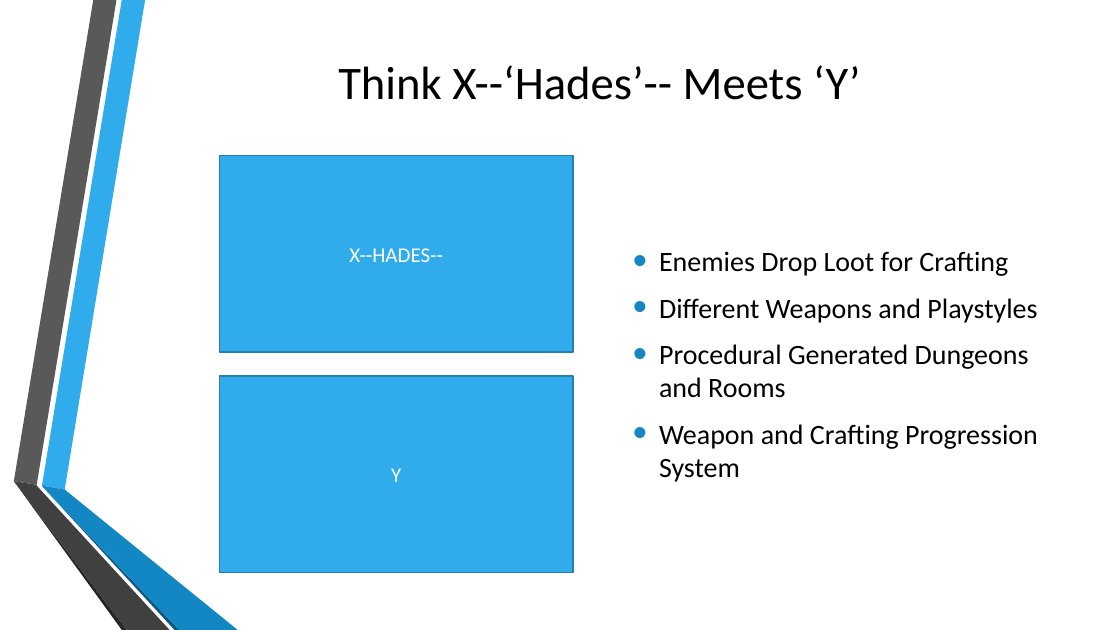
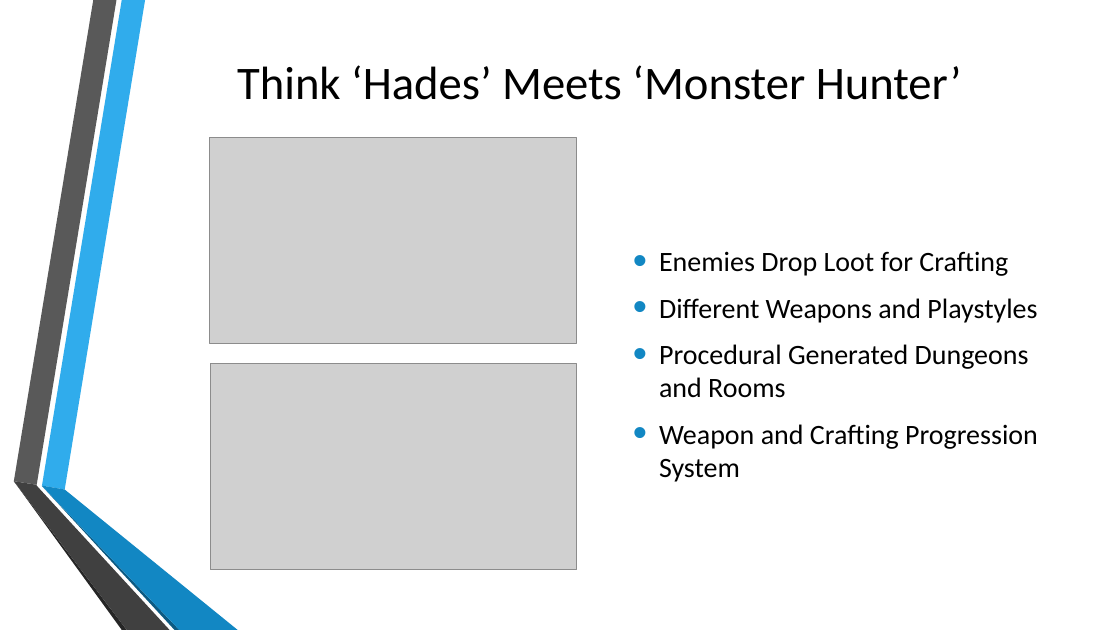
Before and after one commit to 2351879-Ricardo/GD3B-Exam, a slide deck: slide 4 of Supporting Documents/Game Pitch.pptx. Drawn at 1120x630 pixels with LibreOffice and Linux fonts; fonts in the diff are those of the drawing; grey boxes stand for pictures; background and template pictures are left out. Boxes give left, top, right and bottom in pixels: in the first picture for what was removed or moved away, otherwise in the second. Text is boxed around its words. In the diff, an @@ line names an element or a change of style, - is before the commit and + after.

```diff
--- a/Supporting Documents/Game Pitch.pptx
+++ b/Supporting Documents/Game Pitch.pptx
@@ title at [237, 65, 962, 100]: text changed @@
-Think X--‘Hades’-- Meets ‘Y’
+Think ‘Hades’ Meets ‘Monster Hunter’
@@ picture added at [210, 137, 577, 344] @@
@@ rectangle removed at [219, 155, 573, 352] @@
-X--HADES--
@@ picture added at [210, 364, 576, 571] @@
@@ rectangle removed at [219, 376, 573, 573] @@
-Y
```
Also in this commit, not shown: 4 other slides changed.
